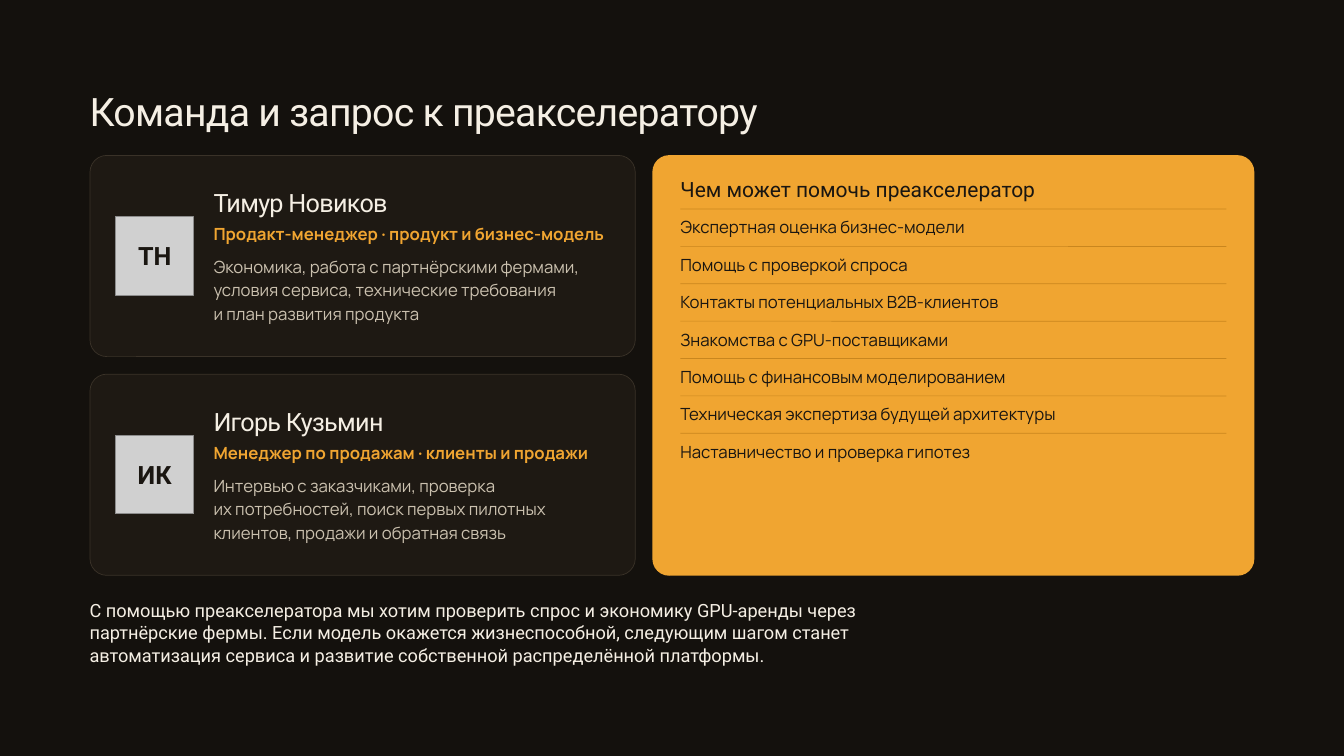
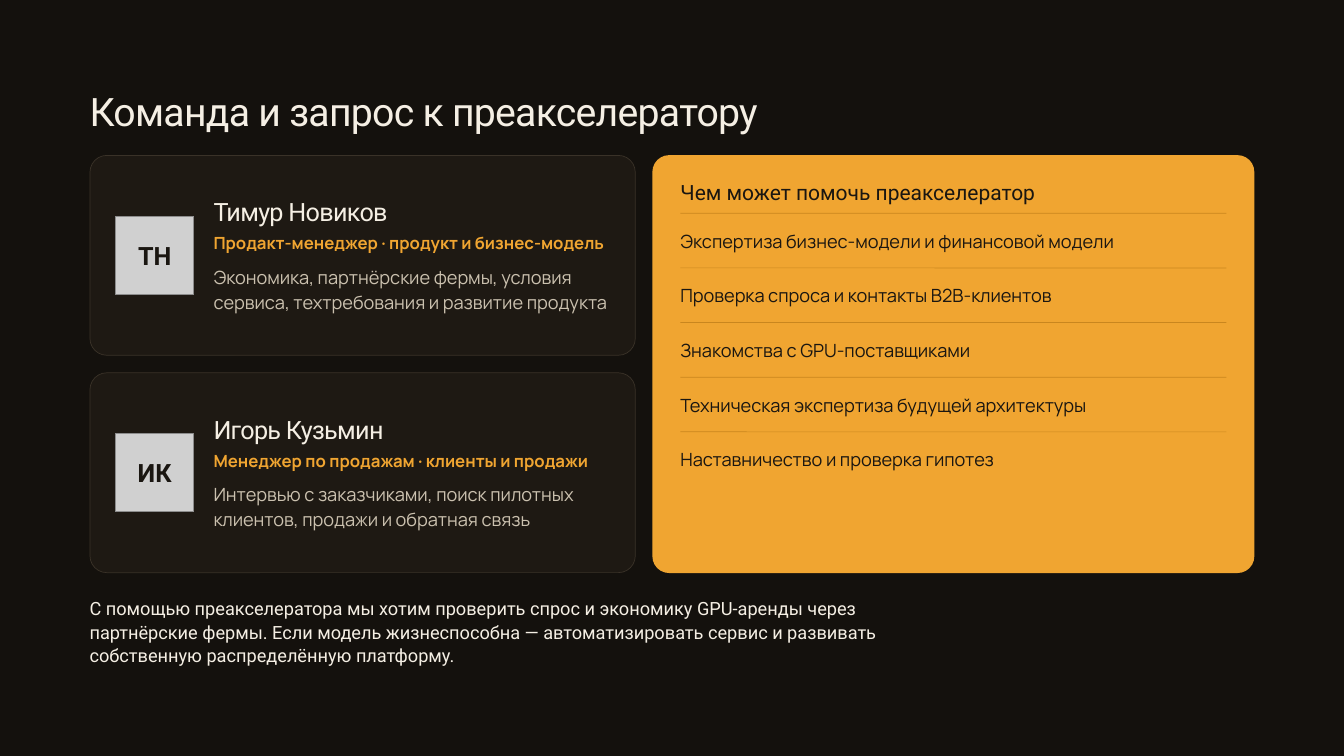
Before and after one commit to fonor11/Main, a slide deck: slide 11 of Улей — презентация для преакселератора ВШМ.pptx. Drawn at 1344x756 pixels with LibreOffice and Linux fonts; fonts in the diff are those of the drawing; grey boxes stand for pictures. Boxes give left, top, right and bottom in pixels: in the first picture for what was removed or moved away, otherwise in the second. Text is boxed around its words. In the diff, an @@ line names an element or a change of style, - is before the commit and + after.

```diff
--- a/Улей — презентация для преакселератора ВШМ.pptx
+++ b/Улей — презентация для преакселератора ВШМ.pptx
@@ rounded rectangle at (x1=90, y1=155, x2=635, y2=355): proportions changed @@
@@ text at (x1=680, y1=234, x2=1114, y2=253): text changed; size 12 to 13 pt @@
-Экспертная оценка бизнес-модели
+Экспертиза бизнес-модели и финансовой модели
@@ line moved from (681, 209) - (1227, 209) to (681, 214) - (1227, 214) @@
@@ line moved from (681, 246) - (1227, 246) to (681, 268) - (1227, 268) @@
@@ text at (x1=214, y1=270, x2=607, y2=314): text changed; size 12 to 13 pt @@
-Экономика, работа с партнёрскими фермами,
-условия сервиса, технические требования
-и план развития продукта
+Экономика, партнёрские фермы, условия
+сервиса, техтребования и развитие продукта
@@ text at (x1=680, y1=288, x2=1052, y2=307): text changed; size 12 to 13 pt @@
-Помощь с проверкой спроса
+Проверка спроса и контакты B2B-клиентов
@@ text removed at (x1=680, y1=295, x2=998, y2=310) @@
-Контакты потенциальных B2B-клиентов
@@ line moved from (681, 284) - (1227, 284) to (681, 323) - (1227, 323) @@
@@ 5 texts moved together from (x1=214, y1=194, x2=948, y2=463) to (x1=214, y1=203, x2=970, y2=471) @@
@@ size 12 to 13 pt in 3 elements at (x1=680, y1=453, x2=994, y2=471), (x1=680, y1=398, x2=1087, y2=417), (x1=680, y1=343, x2=970, y2=359) @@
@@ rounded rectangle at (x1=90, y1=373, x2=635, y2=573): proportions changed @@
@@ text removed at (x1=680, y1=371, x2=1005, y2=387) @@
-Помощь с финансовым моделированием
@@ line moved from (681, 322) - (1227, 322) to (681, 377) - (1227, 377) @@
@@ text "Техническая экспертиза будущей архитектуры" moved from (x1=680, y1=407, x2=1055, y2=424) to (x1=680, y1=398, x2=1087, y2=417) @@
@@ line removed from (681, 396) to (1227, 396) @@
@@ text "Наставничество и проверка гипотез" moved from (x1=680, y1=446, x2=970, y2=462) to (x1=680, y1=453, x2=994, y2=471) @@
@@ line moved from (681, 359) - (1227, 359) to (681, 432) - (1227, 432) @@
@@ line removed from (681, 434) to (1227, 434) @@
@@ text at (x1=214, y1=488, x2=573, y2=531): text changed; size 12 to 13 pt @@
-Интервью с заказчиками, проверка
-их потребностей, поиск первых пилотных
-клиентов, продажи и обратная связь
+Интервью с заказчиками, поиск пилотных
+клиентов, продажи и обратная связь
@@ text at (x1=90, y1=602, x2=876, y2=666): text changed @@
-С помощью преакселератора мы хотим проверить спрос и экономику GPU-аренды через
-партнёрские фермы. Если модель окажется жизнеспособной, следующим шагом станет
-автоматизация сервиса и развитие собственной распределённой платформы.
+С помощью преакселератора мы хотим проверить спрос и экономику GPU-аренды через
+партнёрские фермы. Если модель жизнеспособна — автоматизировать сервис и развивать
+собственную распределённую платформу.
```
Also in this commit, not shown: 8 other slides changed, 1 other file.
